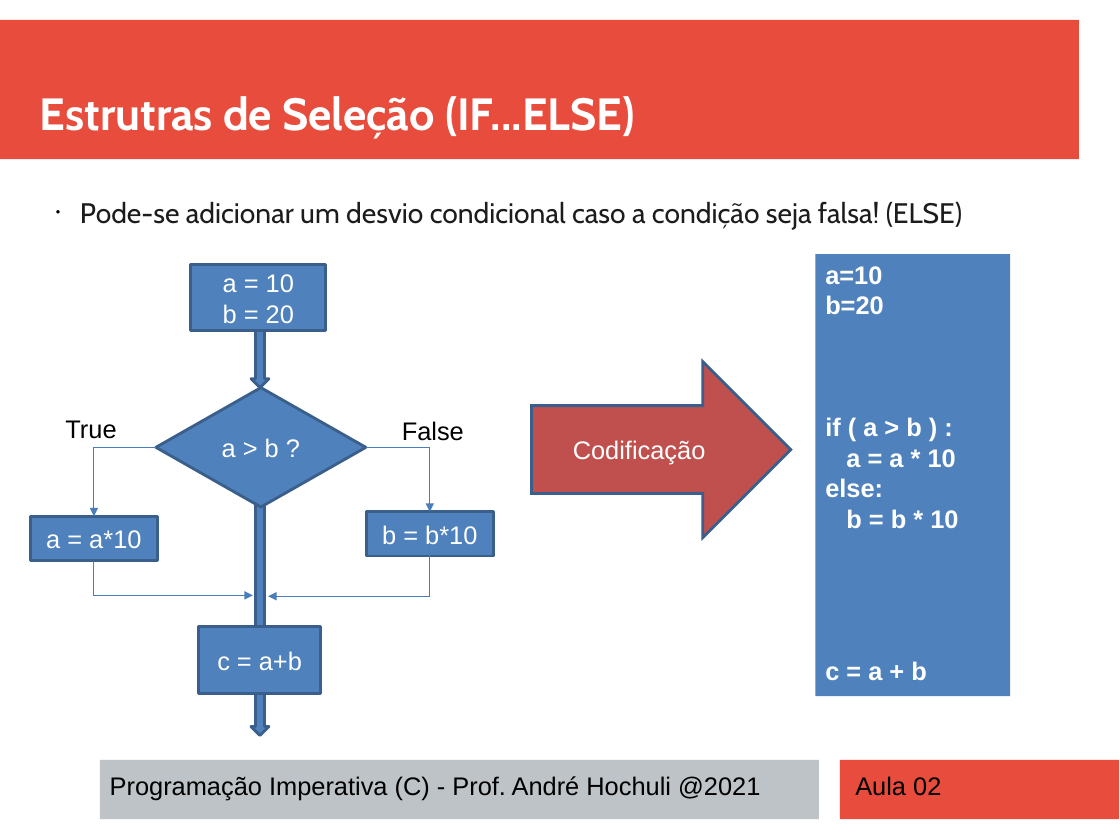
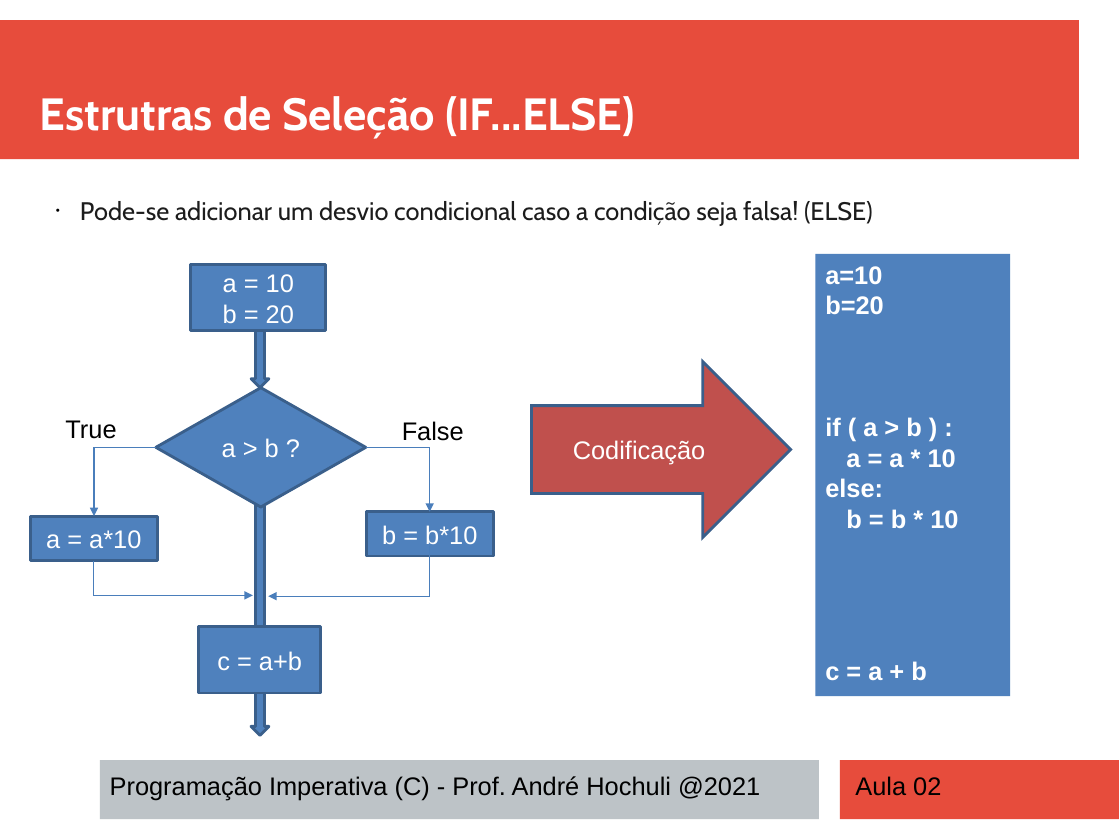
Before and after one commit to andrehochuli/teaching, a slide deck: slide 14 of RaciocinioAlgoritmico/Aula 02 - Estruturas de Seleção (IF)/Aula 02 - Estruturas de Seleção (IF).pptx. Drawn at 1120x840 pixels with LibreOffice and Linux fonts; fonts in the diff are those of the drawing. Boxes give left, top, right and bottom in pixels: in the first picture for what was removed or moved away, otherwise in the second. Text is boxed around its words. In the diff, an @@ line names an element or a change of style, - is before the commit and + after.

```diff
--- a/RaciocinioAlgoritmico/Aula 02 - Estruturas de Seleção (IF)/Aula 02 - Estruturas de Seleção (IF).pptx
+++ b/RaciocinioAlgoritmico/Aula 02 - Estruturas de Seleção (IF)/Aula 02 - Estruturas de Seleção (IF).pptx
@@ text "Pode-se adicionar um desvio condicional ..." at [80, 201, 873, 226]: size 20 to 18 pt @@
```
Also in this commit, not shown: 4 other slides changed, 1 other file.
